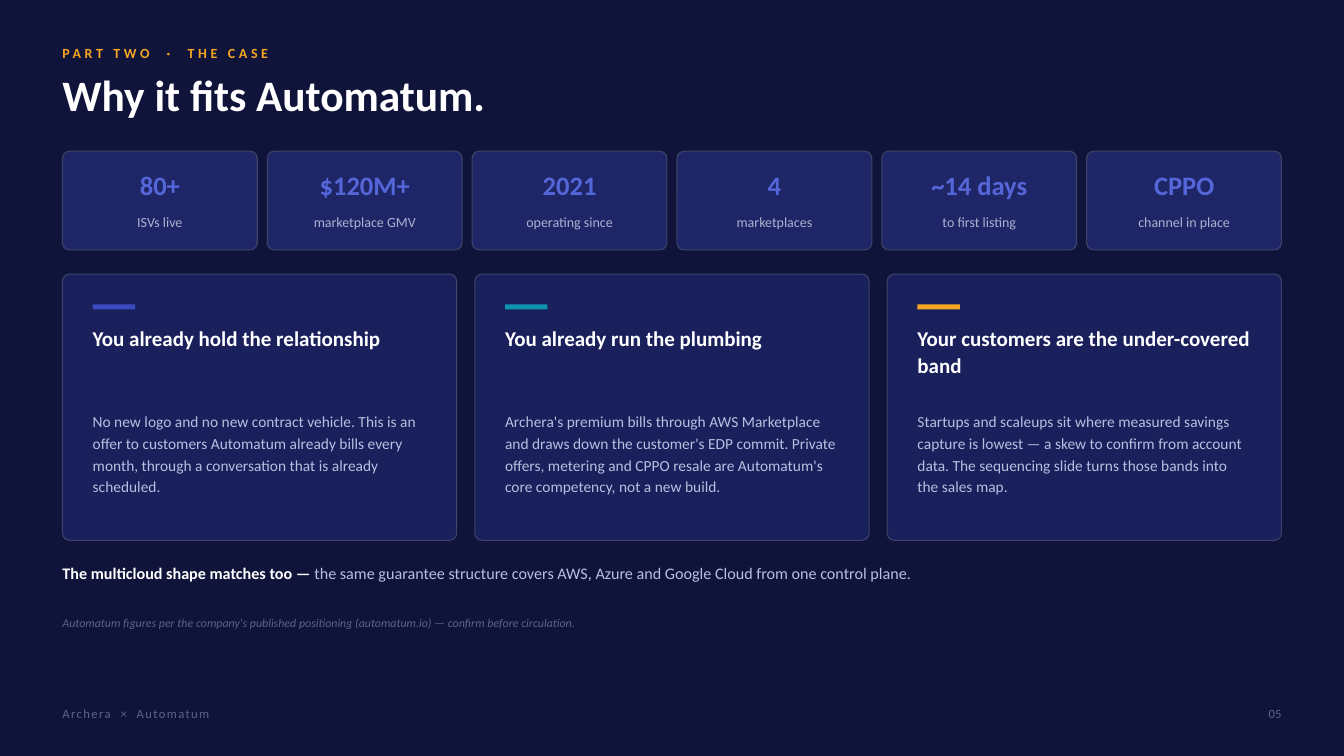
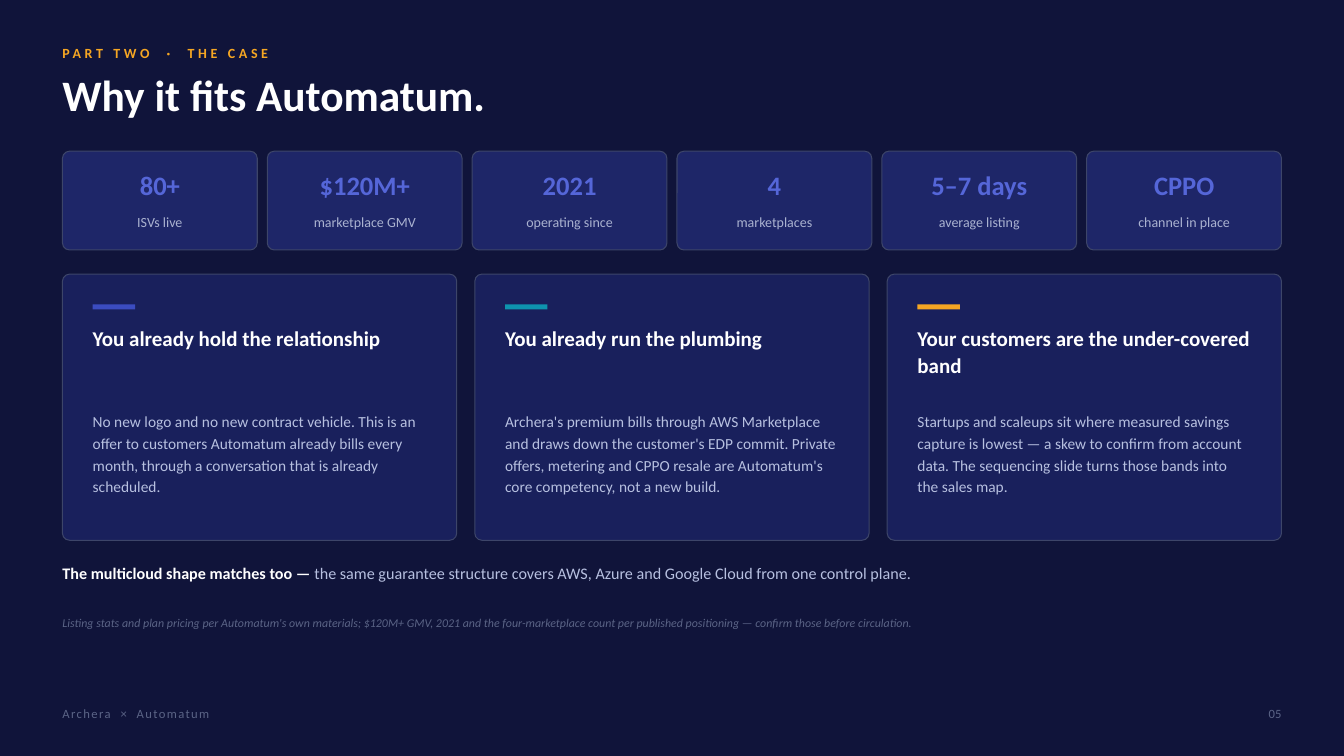
Before and after one commit to KianteEvans/barberbook, a slide deck: slide 5 of decks/Archera-for-Automatum.pptx. Drawn at 1344x756 pixels with LibreOffice and Linux fonts; fonts in the diff are those of the drawing. Boxes give left, top, right and bottom in pixels: in the first picture for what was removed or moved away, otherwise in the second. Text is boxed around its words. In the diff, an @@ line names an element or a change of style, - is before the commit and + after.

```diff
--- a/decks/Archera-for-Automatum.pptx
+++ b/decks/Archera-for-Automatum.pptx
@@ text at [931, 176, 1027, 199]: text changed @@
-~14 days
+5–7 days
@@ text at [939, 217, 1019, 230]: text changed @@
-to first listing
+average listing
@@ text at [62, 619, 912, 629]: text changed @@
-Automatum figures per the company's published positioning (automatum.io) — confirm before circulation.
+Listing stats and plan pricing per Automatum's own materials; $120M+ GMV, 2021 and the four-marketplace count per published positioning — confirm those before circulation.
```
Also in this commit, not shown: 3 other slides changed, 2 other files.
